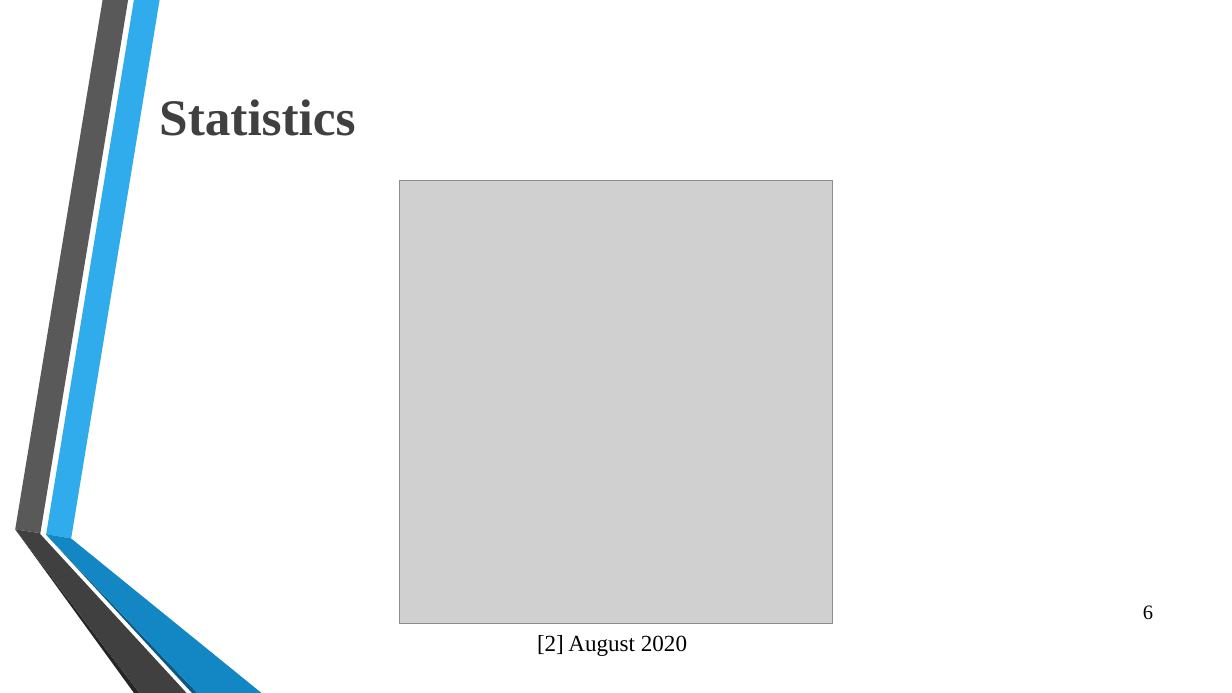
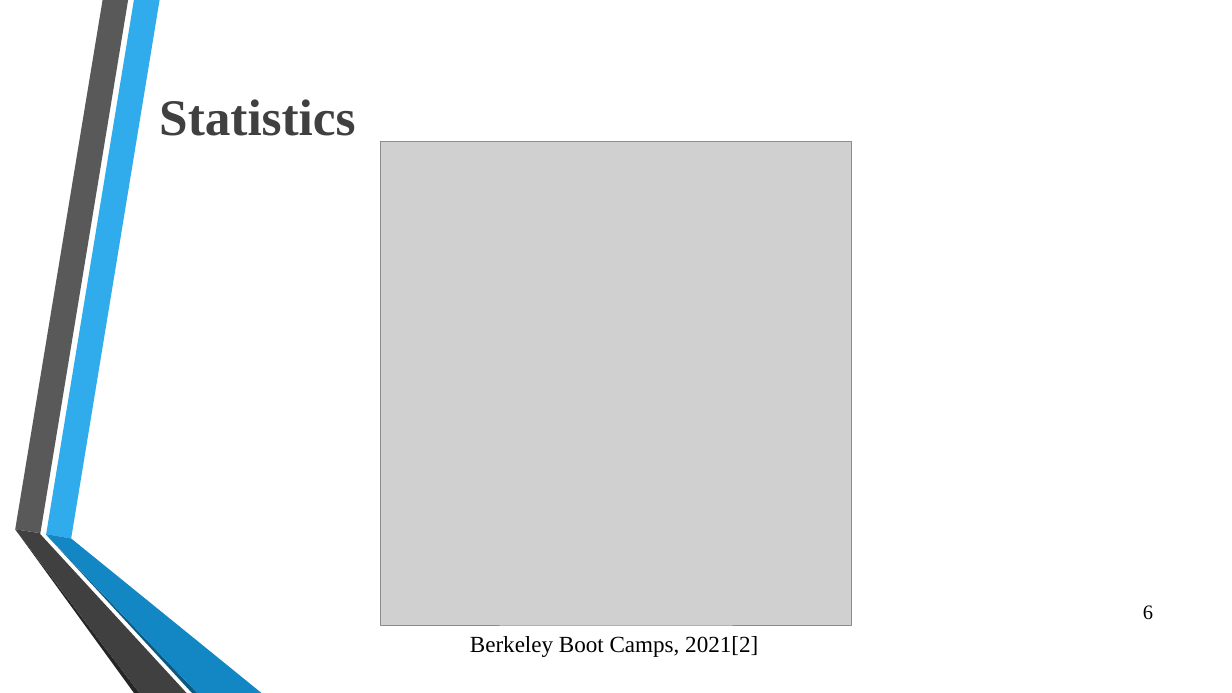
Before and after one commit to OmarSedkyUI/CyberLearningAdventureJunior, a slide deck: slide 7 of Graduation_Project_Presentation_FinalSeminar.pptx. Drawn at 1232x693 pixels with LibreOffice and Linux fonts; fonts in the diff are those of the drawing; grey boxes stand for pictures; background and template pictures are left out. Boxes give left, top, right and bottom in pixels: in the first picture for what was removed or moved away, otherwise in the second. Text is boxed around its words. In the diff, an @@ line names an element or a change of style, - is before the commit and + after.

```diff
--- a/Graduation_Project_Presentation_FinalSeminar.pptx
+++ b/Graduation_Project_Presentation_FinalSeminar.pptx
@@ picture: place and size @@
-picture at bbox=[400, 180, 833, 624]
+picture at bbox=[381, 141, 852, 625]
@@ text at bbox=[470, 636, 758, 657]: text changed @@
-[2] August 2020
+Berkeley Boot Camps, 2021[2]
```
Also in this commit, not shown: 8 other slides changed, 1 slide added.
